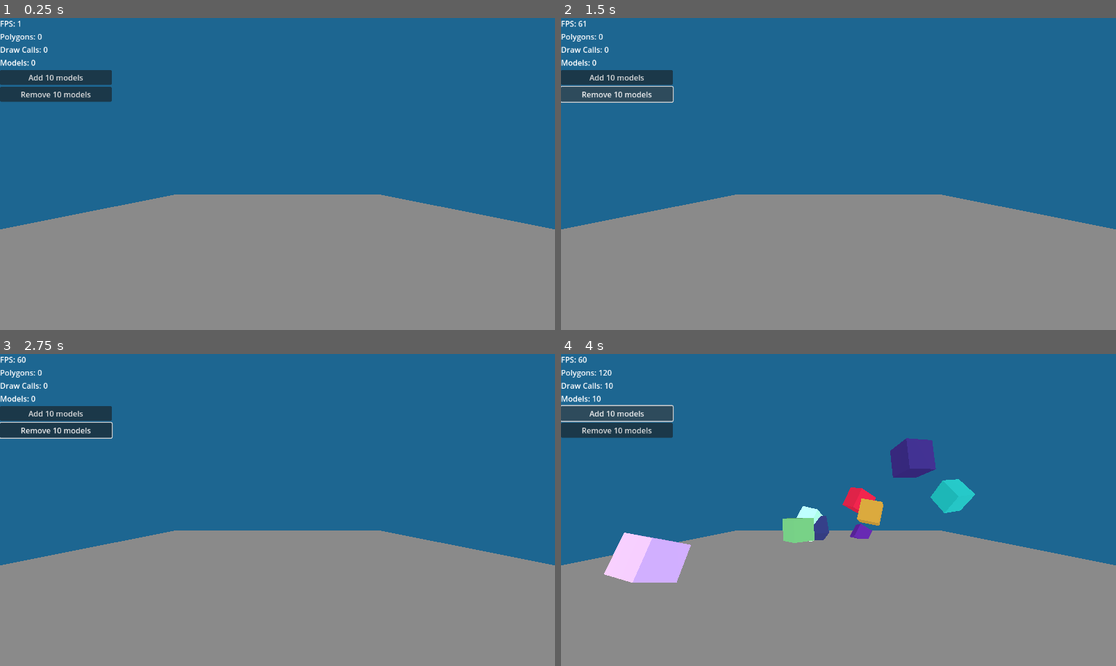
Above: before the commit, frames 1-4 (two rows, left to right).
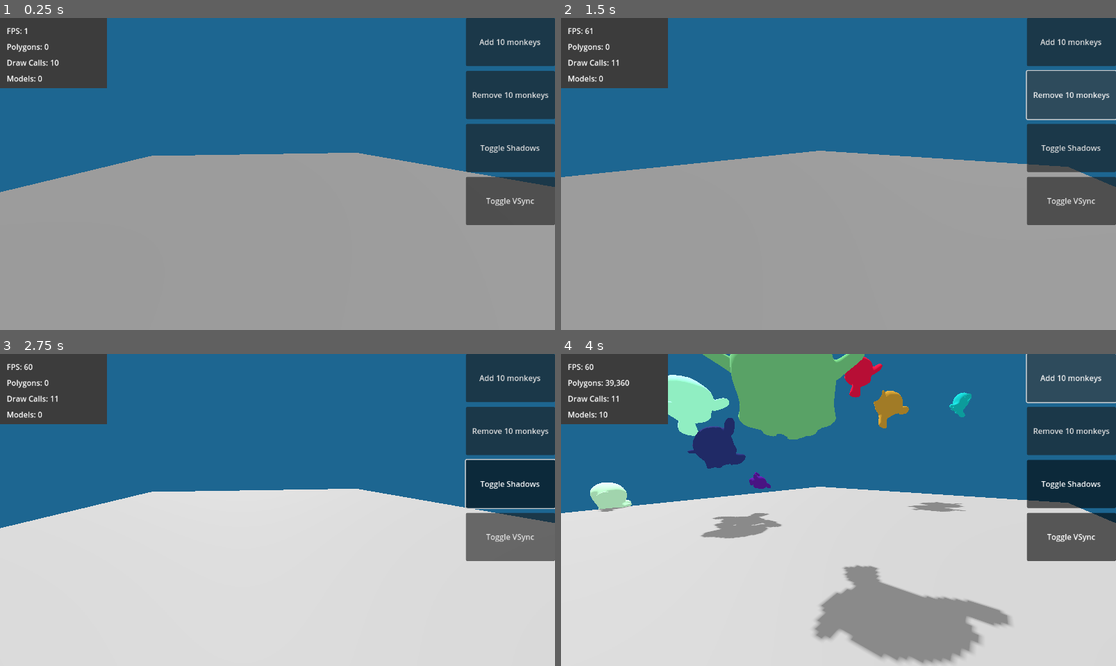
Above: after the commit, the same moments.

Repository: scottpetrovic/godot-device-performance-test
Game: Godot game, scene res://test_scene.tscn
The game is run twice, just before and just after one commit, with the same random seed, the same clock (stepped at 60 frames per second) and the same inputs.
Inputs (mouse positions are in pixels of both pictures, inside the frame that each line leads up to):
- Up to frame 1 (0.25 s): no input
- Up to frame 2 (1.5 s): click "Add 10 models" (after the commit: "Add 10 monkeys") at 0.5 s; click "Remove 10 models" (after the commit: "Remove 10 monkeys") at 1.25 s
- Up to frame 3 (2.75 s): click (510, 485) at 2 s, where only the run after the commit has a clickable "Toggle Shadows"
- Up to frame 4 (4 s): click (1071, 538) at 2.75 s, where only the run after the commit has a clickable "Toggle VSync"; click "Add 10 models" (after the commit: "Add 10 monkeys") at 3.5 s

The runs differ from the first frame. In frame 1, 26% of the frame differs, in the area x 0-100%, y 0-68%; in frame 2, 27%; in frame 3, 66%; in frame 4, 70%, in the area x 0-100%, y 0-100%.

Commit message:
add toggl for shadows and vsync. show more accurate draw calls

Diff:
--- /dev/null
+++ b/orbit_camera.gd
@@ -0,0 +1,17 @@
+extends Camera3D
+
+var orbit_speed: float = 0.1  # Rotations per second
+var orbit_radius: float = 10.0  # Distance from center
+var orbit_height: float = 2.0   # Height above ground
+var current_angle: float = 0.0
+
+func _process(delta: float) -> void:
+	current_angle += orbit_speed * TAU * delta
+
+	global_position = Vector3(
+		cos(current_angle) * orbit_radius,
+		orbit_height,
+		sin(current_angle) * orbit_radius
+	)
+
+	look_at(Vector3.ZERO)
--- a/test_scene.gd
+++ b/test_scene.gd
@@ -3,41 +3,75 @@
 
 var mesh_instance_template: MeshInstance3D
 var meshes: Array[MeshInstance3D] = []
-
 @onready var fps_label: Label = $Control/VBoxContainer/FPSLabel
 @onready var polygon_count_label: Label = $Control/VBoxContainer/PolygonCountLabel
 @onready var draw_calls_label: Label = $Control/VBoxContainer/DrawCallsLabel
 @onready var model_count_label: Label = $Control/VBoxContainer/ModelCountLabel
-@onready var add_models_button: Button = $Control/VBoxContainer/AddModelsButton
-@onready var remove_models_button: Button = $Control/VBoxContainer/RemoveModelsButton
 
+
+@onready var add_models_button: Button = $Control/VBoxContainer2/AddModelsButton
+@onready var remove_models_button: Button = $Control/VBoxContainer2/RemoveModelsButton
+@onready var shadows_enable_button: Button = $Control/VBoxContainer2/ShadowsEnableButton
+@onready var toggle_v_sync_button: Button = $Control/VBoxContainer2/ToggleVSyncButton
+
+
+
+# Variable to store the monkey model's polygon count
+var model_poly_count: int = 0
 
 func _ready():
 
+
+	DisplayServer.window_set_vsync_mode(DisplayServer.VSYNC_DISABLED)
+
 	add_models_button.pressed.connect(add_models)
 	remove_models_button.pressed.connect(remove_models)
+	shadows_enable_button.toggled.connect(_toggle_shadows)
+	toggle_v_sync_button.toggled.connect(_toggle_v_sync)
 
-	# Create a simple cube mesh as our test model
-	var mesh = BoxMesh.new()
-	mesh_instance_template = MeshInstance3D.new()
-	mesh_instance_template.mesh = mesh
+	# Load the monkey.glb model
+	load_model_template("res://monkey.glb")
 
+
+func load_model_template(model_file: String) -> void:
+	var scene = load(model_file) # Adjust path as needed
+	if scene:
+		var model_instance = scene.instantiate()
+		# Assuming the first child is our mesh, adjust if your model structure is different
+		if model_instance.get_child(0) is MeshInstance3D:
+			mesh_instance_template = model_instance.get_child(0).duplicate()
+			# Count polygons in the model (assuming triangles)
+			var mesh = mesh_instance_template.mesh
+			if mesh:
+				model_poly_count = mesh.get_faces().size() / 3
+			model_instance.queue_free()
+
+
+func _toggle_shadows(toggled: bool) -> void:
+	$DirectionalLight3D.shadow_enabled = toggled
+
+
+func _toggle_v_sync(toggled: bool) -> void:
+	if DisplayServer.window_get_vsync_mode() == DisplayServer.VSYNC_ENABLED:
+		DisplayServer.window_set_vsync_mode(DisplayServer.VSYNC_DISABLED)
+	else:
+		DisplayServer.window_set_vsync_mode(DisplayServer.VSYNC_ENABLED)
 
 func add_models(count: int = 10):
 	for i in range(count):
 		var instance = mesh_instance_template.duplicate()
 		add_child(instance)
 
-		# Add material to make the cubes visible
+		# Add material to make the models visible
 		var material = StandardMaterial3D.new()
 		material.albedo_color = Color(randf(), randf(), randf())
 		instance.material_override = material
 
 		# Random position within a reasonable area
 		instance.position = Vector3(
-			randf_range(-5, 5),
-			randf_range(0, 5),
-			randf_range(-5, 5)
+			randf_range(-15, 15),
+			randf_range(0, 15),
+			randf_range(-15, 15)
 		)
 
 		# Random rotation
@@ -66,10 +100,36 @@
 func update_stats():
 	fps_label.text = "FPS: %d" % Engine.get_frames_per_second()
 
-	var poly_count = meshes.size() * 12  # 12 triangles in a cube
-	polygon_count_label.text = "Polygons: %d" % poly_count
+	var poly_count = format_number( meshes.size() * model_poly_count )  # Use actual model polygon count
+	polygon_count_label.text = "Polygons: " + poly_count
 
 	# Note: Draw calls are approximated here
-	draw_calls_label.text = "Draw Calls: %d" % meshes.size()
+	draw_calls_label.text = "Draw Calls: " +  format_number( RenderingServer.get_rendering_info(RenderingServer.RENDERING_INFO_TOTAL_DRAW_CALLS_IN_FRAME) )
 
-	model_count_label.text = "Models: %d" % meshes.size()
+	model_count_label.text = "Models: " + format_number(meshes.size())
+
+
+func format_number(number: float) -> String:
+	# Convert to string with 1 decimal place
+	var text = "%.1f" % number
+
+	# Split into integer and decimal parts
+	var parts = text.split(".")
+	var integer_part = parts[0]
+	var decimal_part = parts[1] if parts.size() > 1 else ""
+
+	# Add commas to integer part
+	var formatted = ""
+	var count = 0
+	for i in range(integer_part.length() - 1, -1, -1):
+		if count == 3:
+			formatted = "," + formatted
+			count = 0
+		formatted = integer_part[i] + formatted
+		count += 1
+
+	# Add back decimal if it exists and isn't "0"
+	if decimal_part != "" and decimal_part != "0":
+		formatted += "." + decimal_part
+
+	return formatted
--- a/test_scene.tscn
+++ b/test_scene.tscn
@@ -1,6 +1,7 @@
-[gd_scene load_steps=4 format=3 uid="uid://bvww53ocvp08f"]
+[gd_scene load_steps=5 format=3 uid="uid://bvww53ocvp08f"]
 
 [ext_resource type="Script" path="res://test_scene.gd" id="1_06caa"]
+[ext_resource type="Script" path="res://orbit_camera.gd" id="2_bu4di"]
 
 [sub_resource type="Environment" id="Environment_jn4bk"]
 background_mode = 1
@@ -22,10 +23,19 @@
 grow_horizontal = 2
 grow_vertical = 2
 
+[node name="ColorRect" type="ColorRect" parent="Control"]
+layout_mode = 0
+offset_right = 222.0
+offset_bottom = 146.0
+color = Color(0.233925, 0.233925, 0.233925, 1)
+
 [node name="VBoxContainer" type="VBoxContainer" parent="Control"]
 layout_mode = 0
-offset_right = 232.0
-offset_bottom = 201.0
+offset_left = 14.0
+offset_top = 15.0
+offset_right = 199.0
+offset_bottom = 577.0
+theme_override_constants/separation = 10
 
 [node name="FPSLabel" type="Label" parent="Control/VBoxContainer"]
 layout_mode = 2
@@ -43,18 +53,45 @@
 layout_mode = 2
 text = "Model count"
 
-[node name="AddModelsButton" type="Button" parent="Control/VBoxContainer"]
+[node name="VBoxContainer2" type="VBoxContainer" parent="Control"]
+layout_mode = 1
+anchors_preset = 1
+anchor_left = 1.0
+anchor_right = 1.0
+offset_left = -185.0
+offset_bottom = 562.0
+grow_horizontal = 0
+theme_override_constants/separation = 10
+
+[node name="AddModelsButton" type="Button" parent="Control/VBoxContainer2"]
+custom_minimum_size = Vector2(0, 100)
 layout_mode = 2
-text = "Add 10 models"
+text = "Add 10 monkeys"
 
-[node name="RemoveModelsButton" type="Button" parent="Control/VBoxContainer"]
+[node name="RemoveModelsButton" type="Button" parent="Control/VBoxContainer2"]
+custom_minimum_size = Vector2(0, 100)
 layout_mode = 2
-text = "Remove 10 models"
+text = "Remove 10 monkeys"
+
+[node name="ShadowsEnableButton" type="Button" parent="Control/VBoxContainer2"]
+custom_minimum_size = Vector2(0, 100)
+layout_mode = 2
+toggle_mode = true
+text = "Toggle Shadows"
+
+[node name="ToggleVSyncButton" type="Button" parent="Control/VBoxContainer2"]
+custom_minimum_size = Vector2(0, 100)
+layout_mode = 2
+toggle_mode = true
+text = "Toggle VSync"
 
 [node name="Camera3D" type="Camera3D" parent="."]
 transform = Transform3D(1, 0, 0, 0, 1, 0, 0, 0, 1, 0, 2, 10)
+script = ExtResource("2_bu4di")
 
 [node name="DirectionalLight3D" type="DirectionalLight3D" parent="."]
+transform = Transform3D(1, 0, 0, 0, -0.533585, 0.845746, 0, -0.845746, -0.533585, 0, 2.99102, 0)
+light_energy = 0.3
 
 [node name="WorldEnvironment" type="WorldEnvironment" parent="."]
 environment = SubResource("Environment_jn4bk")
Not shown, changed: export_presets.cfg
